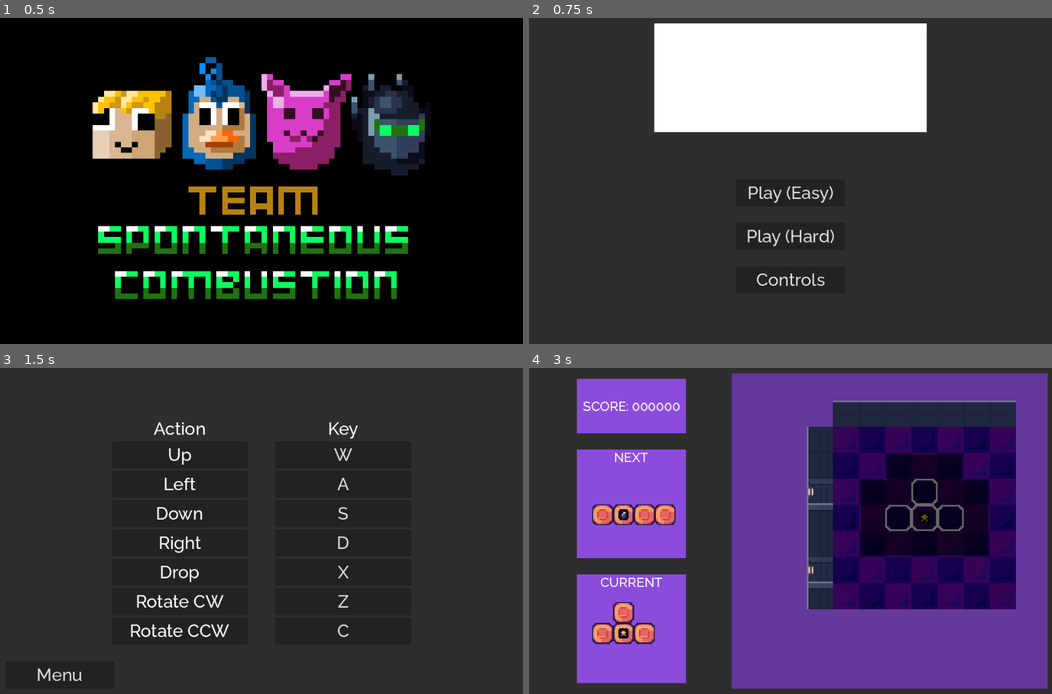
Above: before the commit, frames 1-4 (two rows, left to right).
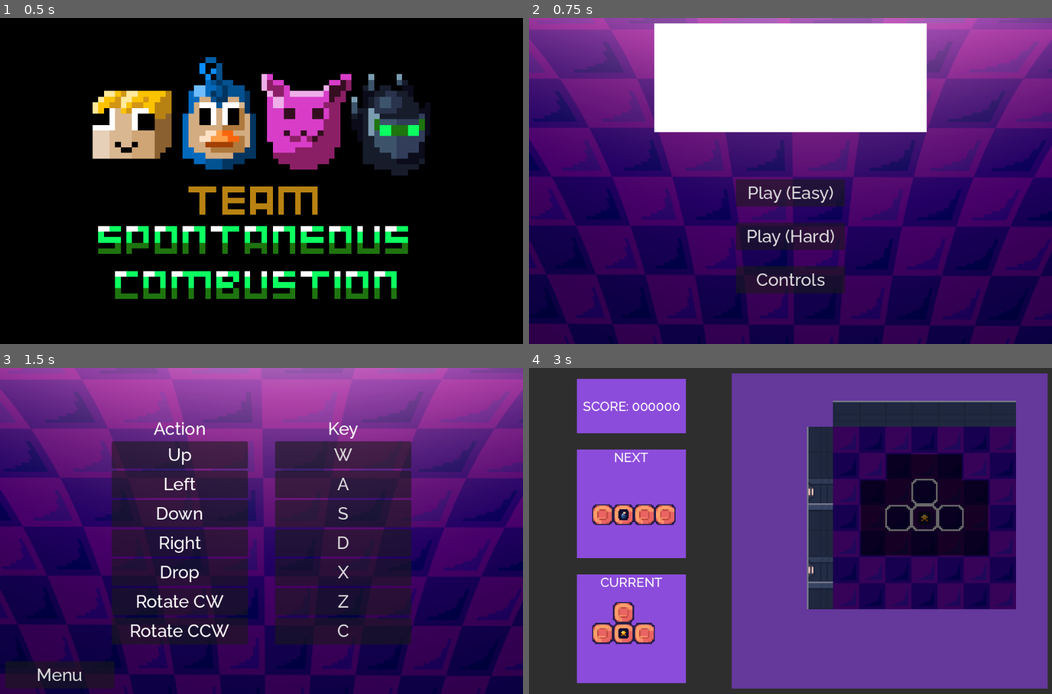
Above: after the commit, the same moments.

Repository: ijzm/LDJAM54
Game: Godot game, scene res://Levels/TSC.tscn
Same seed, same stepped clock (60 frames per second), same inputs: the game is played once before the commit and once after it. Sound files missing from this copy of the repository are replaced by a short silence.
Inputs (mouse positions are in pixels of both pictures, inside the frame that each line leads up to):
- Up to frame 1 (0.5 s): no input
- Up to frame 2 (0.75 s): tap Enter at 0.5 s; move the mouse to (905, 164) at 0.52 s; hold D (Move_Right) from 0.53 s (still down); hold X (Move_Drop) from 0.53 s (still down); click (905, 164) at 0.67 s
- Up to frame 3 (1.5 s): tap Space at 0.77 s; release D (Move_Right) at 1.25 s; release X (Move_Drop) at 1.25 s; click "Controls" at 1.25 s
- Up to frame 4 (3 s): click "Menu" at 2 s; click "Play (Easy)" at 2.75 s

Frame 1 is identical in both runs. In frame 2, 78% of the frame differs, in the area x 0-100%, y 0-100%; in frame 3, 80%; in frame 4, nothing differs.

Commit message:
Background

Diff:
--- a/Levels/controls.tscn
+++ b/Levels/controls.tscn
@@ -1,12 +1,25 @@
-[gd_scene load_steps=3 format=3 uid="uid://cgun37fsvlqd3"]
+[gd_scene load_steps=4 format=3 uid="uid://cgun37fsvlqd3"]
 
 [ext_resource type="Script" path="res://Scripts/controls.gd" id="1_710co"]
+[ext_resource type="Texture2D" uid="uid://b71mun7plt47o" path="res://Graphics/Title_screen_background.png" id="2_w0j7g"]
 [ext_resource type="Theme" uid="uid://bjxsuj0r4fexm" path="res://Levels/new_theme.tres" id="3_4pcnr"]
 
 [node name="Controls" type="Node"]
 script = ExtResource("1_710co")
 
 [node name="CanvasLayer" type="CanvasLayer" parent="."]
+
+[node name="TextureRect" type="TextureRect" parent="CanvasLayer"]
+anchors_preset = 15
+anchor_right = 1.0
+anchor_bottom = 1.0
+offset_left = -9.9371
+offset_right = 9.93713
+grow_horizontal = 2
+grow_vertical = 2
+texture = ExtResource("2_w0j7g")
+expand_mode = 3
+stretch_mode = 5
 
 [node name="VBoxContainer" type="VBoxContainer" parent="CanvasLayer"]
 anchors_preset = 8
--- a/Levels/game_over.tscn
+++ b/Levels/game_over.tscn
@@ -1,7 +1,8 @@
-[gd_scene load_steps=4 format=3 uid="uid://bcwyd0d2yr026"]
+[gd_scene load_steps=5 format=3 uid="uid://bcwyd0d2yr026"]
 
 [ext_resource type="Script" path="res://Scripts/Game_Over.gd" id="1_b6otd"]
 [ext_resource type="FontFile" uid="uid://dcshewn2ay64t" path="res://Graphics/Raleway-Medium.ttf" id="2_axvq3"]
+[ext_resource type="Texture2D" uid="uid://b71mun7plt47o" path="res://Graphics/Title_screen_background.png" id="2_iv7w0"]
 
 [sub_resource type="PlaceholderTexture2D" id="PlaceholderTexture2D_eirue"]
 
@@ -9,6 +10,18 @@
 script = ExtResource("1_b6otd")
 
 [node name="CanvasLayer" type="CanvasLayer" parent="."]
+
+[node name="TextureRect" type="TextureRect" parent="CanvasLayer"]
+anchors_preset = 15
+anchor_right = 1.0
+anchor_bottom = 1.0
+offset_left = -9.9371
+offset_right = 9.93713
+grow_horizontal = 2
+grow_vertical = 2
+texture = ExtResource("2_iv7w0")
+expand_mode = 3
+stretch_mode = 5
 
 [node name="VBoxContainer" type="VBoxContainer" parent="CanvasLayer"]
 anchors_preset = 15
--- a/Levels/main_menu.tscn
+++ b/Levels/main_menu.tscn
@@ -1,13 +1,26 @@
-[gd_scene load_steps=4 format=3 uid="uid://kijvwc0xcbmu"]
+[gd_scene load_steps=5 format=3 uid="uid://kijvwc0xcbmu"]
 
 [ext_resource type="Script" path="res://Scripts/Main_Menu.gd" id="1_ot03e"]
 [ext_resource type="FontFile" uid="uid://dcshewn2ay64t" path="res://Graphics/Raleway-Medium.ttf" id="2_41hvi"]
 [ext_resource type="Texture2D" uid="uid://bwhmurie5c5wn" path="res://Graphics/Logo.png" id="2_cedr7"]
+[ext_resource type="Texture2D" uid="uid://b71mun7plt47o" path="res://Graphics/Title_screen_background.png" id="4_4alqa"]
 
 [node name="Main_Menu" type="Node"]
 script = ExtResource("1_ot03e")
 
 [node name="CanvasLayer" type="CanvasLayer" parent="."]
+
+[node name="TextureRect" type="TextureRect" parent="CanvasLayer"]
+anchors_preset = 15
+anchor_right = 1.0
+anchor_bottom = 1.0
+offset_left = -9.9371
+offset_right = 9.93713
+grow_horizontal = 2
+grow_vertical = 2
+texture = ExtResource("4_4alqa")
+expand_mode = 3
+stretch_mode = 5
 
 [node name="VBoxContainer" type="VBoxContainer" parent="CanvasLayer"]
 anchors_preset = 15
Binary file added: Graphics/Title_screen_background.png
Not shown, added: Graphics/Title_screen_background.png.import
